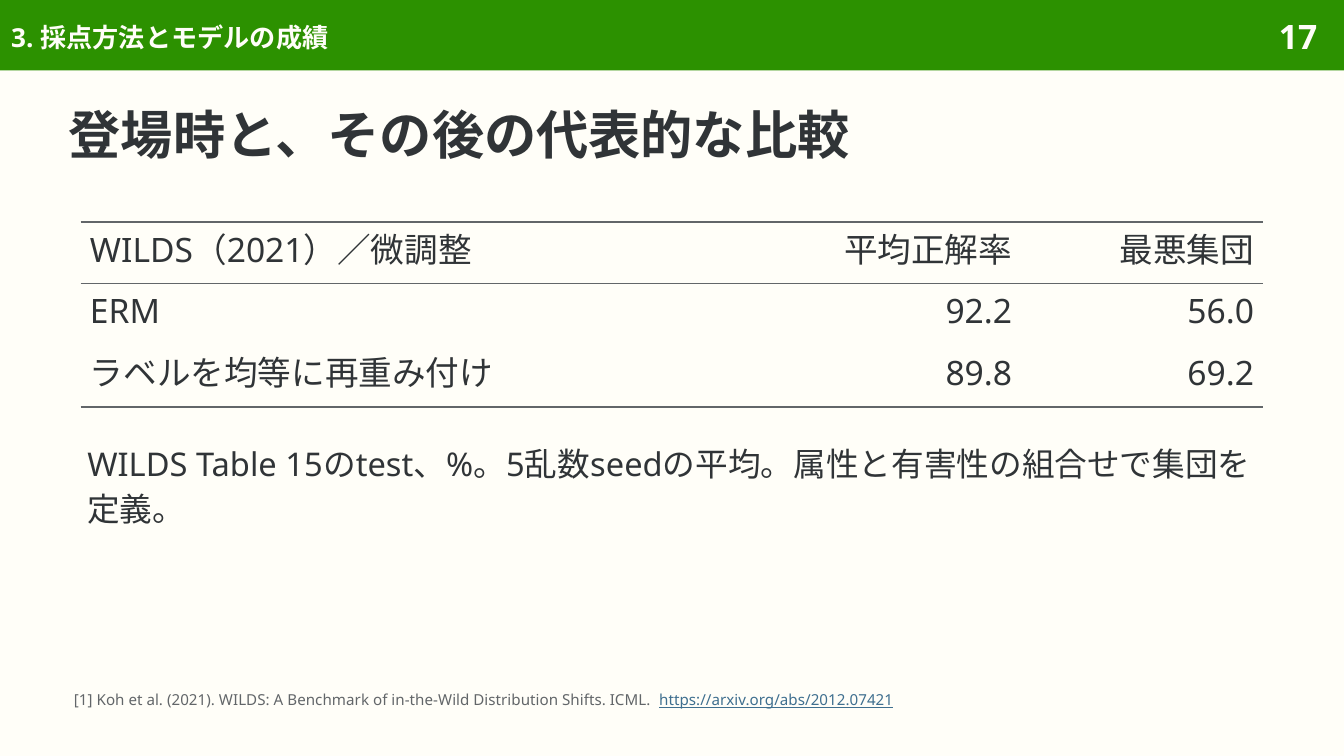
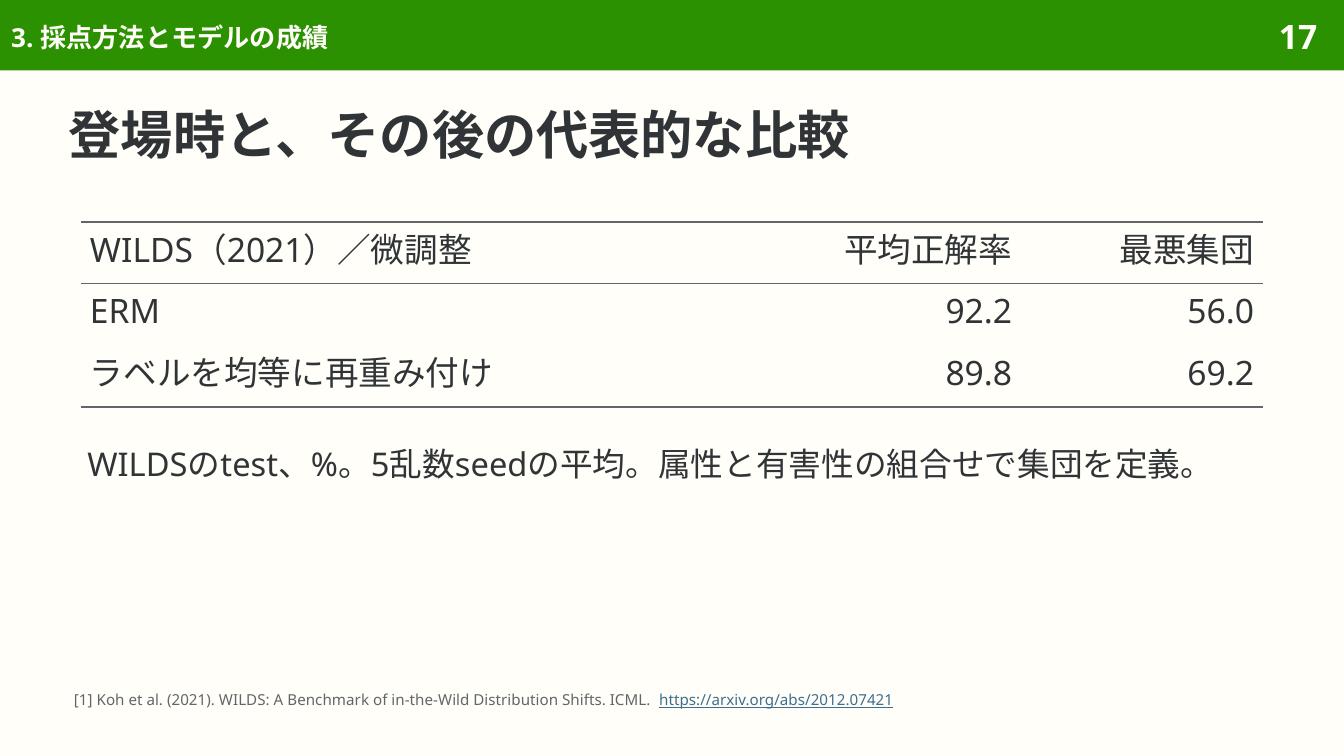
Before and after one commit to sasakiy84/datasets-in-10-minutes, a slide deck: slide 17 of slides/datasets-in-10-minutes-civil-comments.pptx. Drawn at 1344x756 pixels with LibreOffice and Linux fonts; fonts in the diff are those of the drawing. Boxes give left, top, right and bottom in pixels: in the first picture for what was removed or moved away, otherwise in the second. Text is boxed around its words. In the diff, an @@ line names an element or a change of style, - is before the commit and + after.

```diff
--- a/slides/datasets-in-10-minutes-civil-comments.pptx
+++ b/slides/datasets-in-10-minutes-civil-comments.pptx
@@ text at <box>87,448,1213,479</box>: text changed @@
-WILDS Table 15のtest、%。5乱数seedの平均。属性と有害性の組合せで集団を定義。
+WILDSのtest、%。5乱数seedの平均。属性と有害性の組合せで集団を定義。
```
Also in this commit, not shown: 8 other files.
